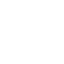
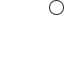
Revision of a layered 64 x 64 image; what changed, layer by layer:
renamed "Layer 2" to "Layer 5", painted on it over box(49, 0, 64, 15)
